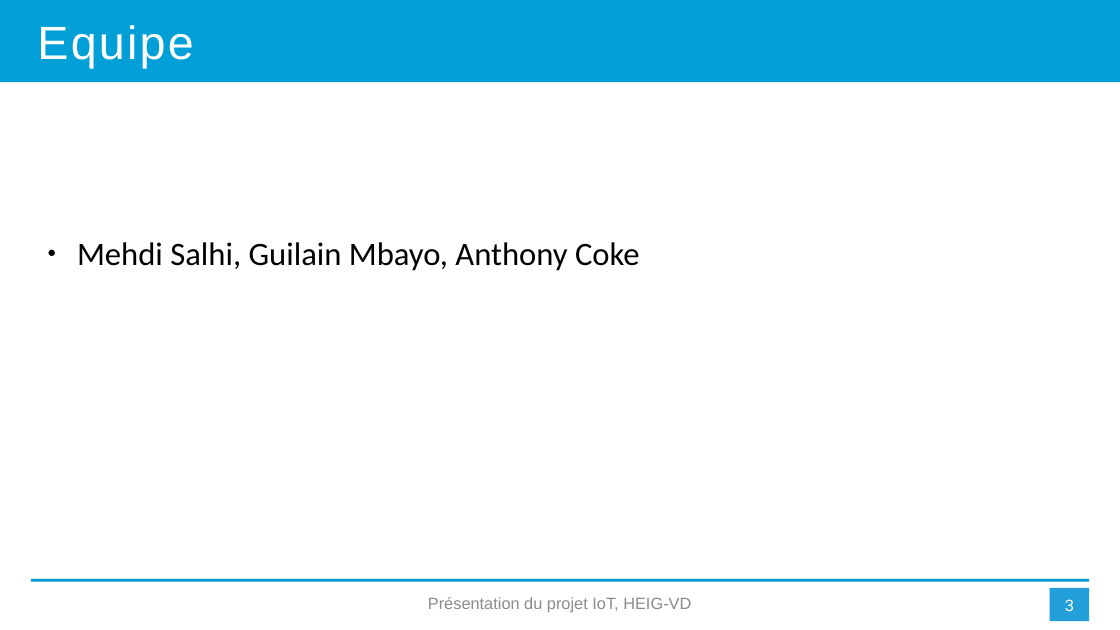
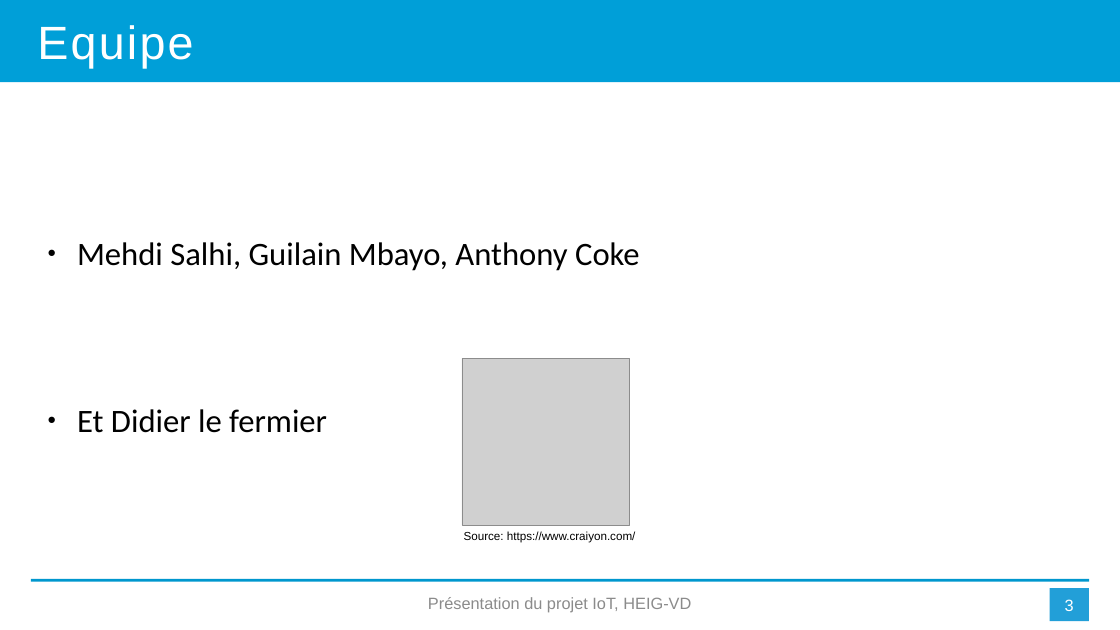
Before and after one commit to MehSalhi/IOT-Project, a slide deck: slide 3 of Projet_Presentation.pptx. Drawn at 1120x630 pixels with LibreOffice and Linux fonts; fonts in the diff are those of the drawing; grey boxes stand for pictures. Boxes give left, top, right and bottom in pixels: in the first picture for what was removed or moved away, otherwise in the second. Text is boxed around its words. In the diff, an @@ line names an element or a change of style, - is before the commit and + after.

```diff
--- a/Projet_Presentation.pptx
+++ b/Projet_Presentation.pptx
@@ picture added at box(462, 359, 630, 525) @@
@@ text at box(77, 409, 327, 433): paragraph added @@
+● Et Didier le fermier
@@ text added at box(464, 531, 636, 543), 10 pt, text #000000 @@
+Source: https://www.craiyon.com/
```
Also in this commit, not shown: 5 other slides changed, 2 slides added.
